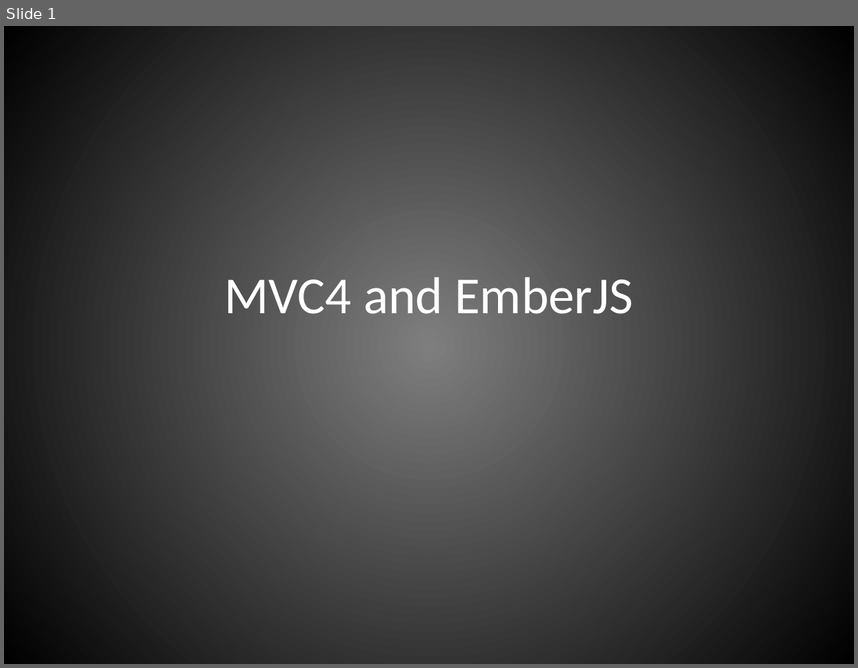
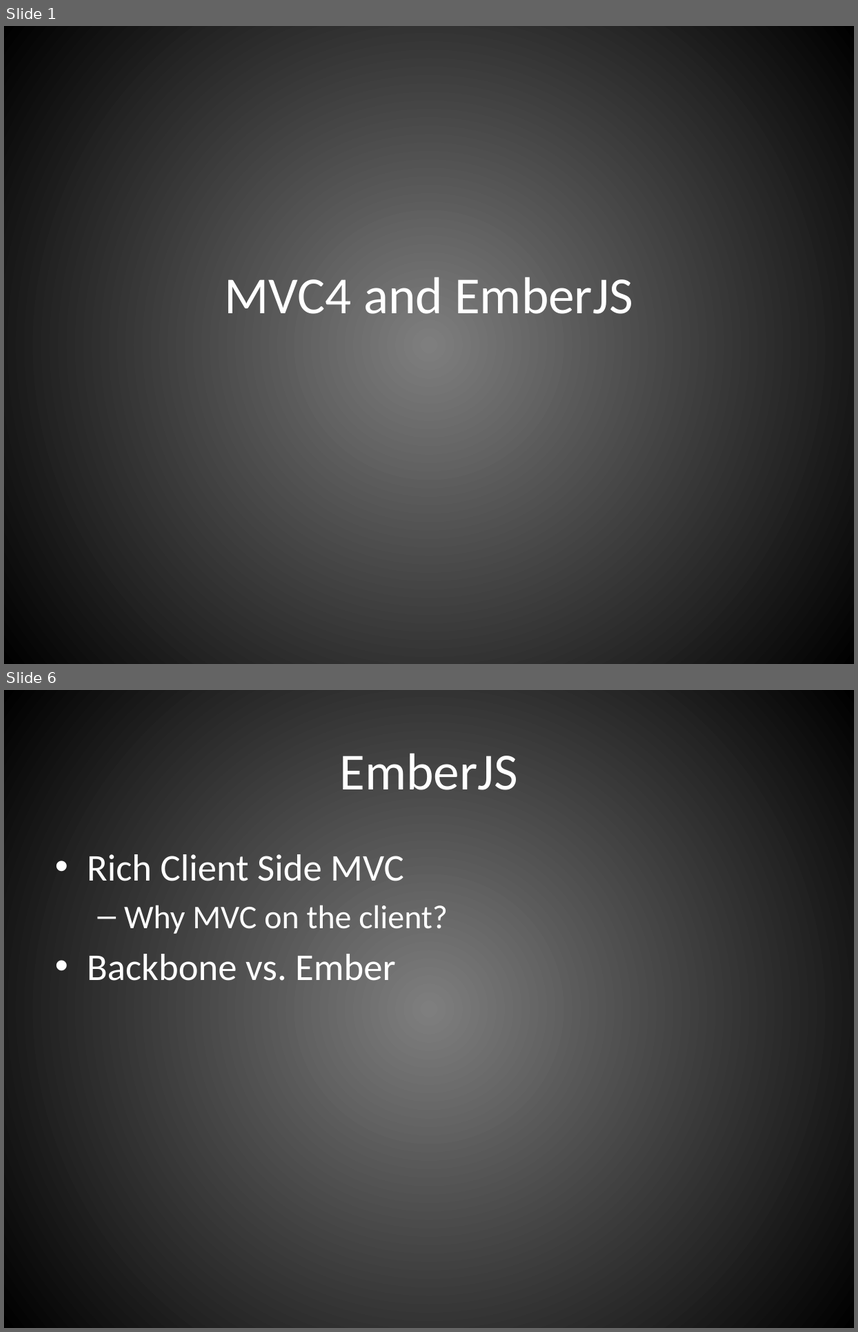
Before and after one commit to strmshdw/emberDemo, a slide deck: MVC4 and EmberJS.pptx. Shown one above the other, each under a label of ours: slide 1 before the commit, slides 1 and 6 after it; the slides between them are not shown. The pictures are 858x668 and 858x1332 pixels, drawn with LibreOffice and Linux fonts; fonts in the diff are those of the drawing. Boxes give left, top, right and bottom in pixels: in the first picture for what was removed or moved away, otherwise in the second. Text is boxed around its words. In the diff, an @@ line names an element or a change of style, - is before the commit and + after.

```diff
--- a/MVC4 and EmberJS.pptx
+++ b/MVC4 and EmberJS.pptx
@@ slide 6 added at (x1=4, y1=690, x2=854, y2=1328), background gradient #7F7F7F to #000000 @@
@@ title added at (x1=339, y1=753, x2=518, y2=790), 44 pt, text #FFFFFF @@
+EmberJS
@@ text added at (x1=87, y1=854, x2=448, y2=980), 32 pt, text #FFFFFF @@
+• Rich Client Side MVC
+  – Why MVC on the client?
+• Backbone vs. Ember
```
Also in this commit, not shown: 6 other slides added, 8 other files.
